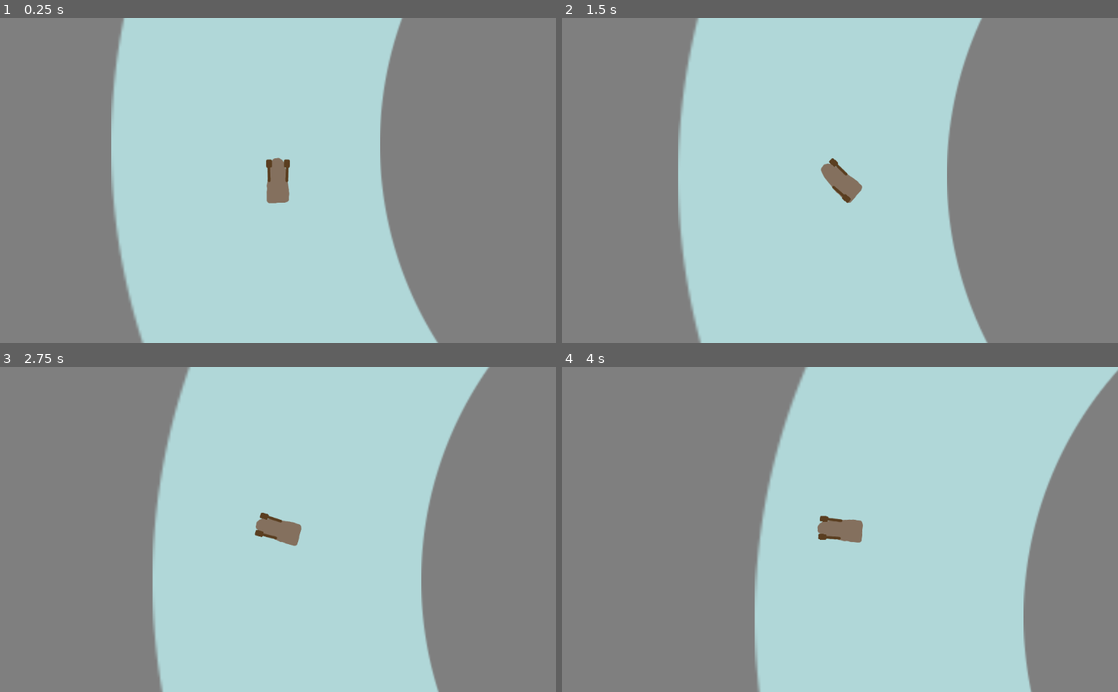
Above: before the commit, frames 1-4 (two rows, left to right).
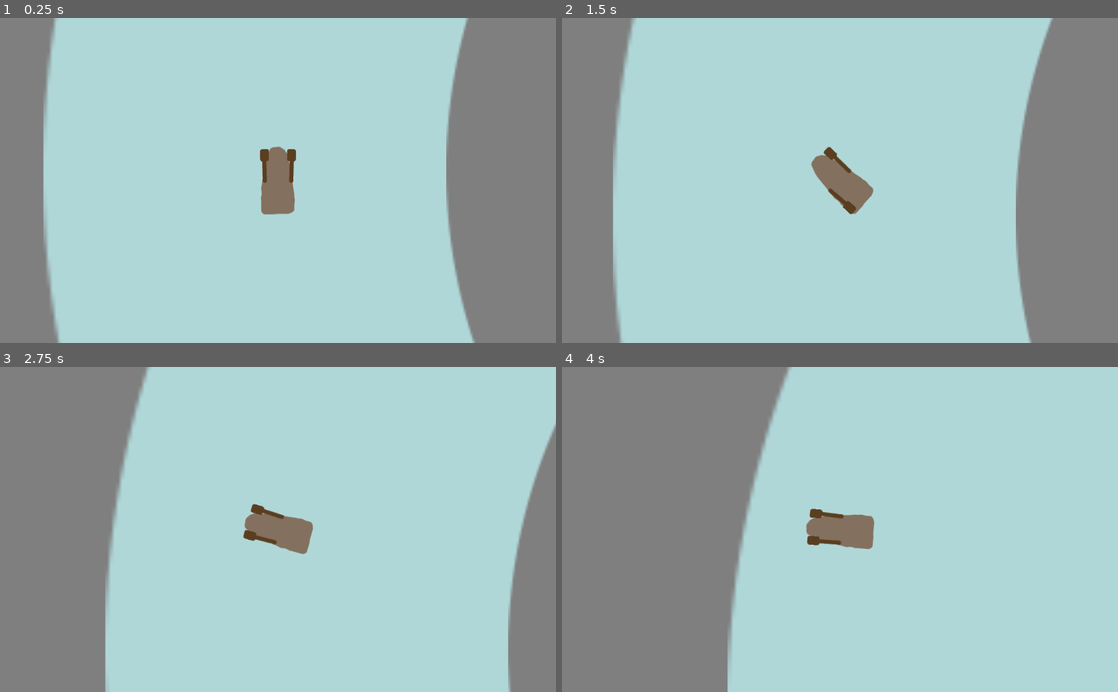
Above: after the commit, the same moments.

Repository: MilanVasko/Ludum-Dare-47
Game: Godot game, scene res://main.tscn
Two runs of this game, one before a commit and one after it. Both use one fixed random seed, a clock stepped at 60 frames per second and the inputs below.
Inputs:
- Up to frame 1 (0.25 s): no input
- Up to frame 2 (1.5 s): tap Enter at 0.5 s; hold Right (right) 0.53-1.28 s; hold Left (left) from 1.28 s (still down)
- Up to frame 3 (2.75 s): release Left (left) at 2.03 s; hold Right (right) from 2.03 s (still down)
- Up to frame 4 (4 s): release Right (right) at 3.53 s; hold Left (left) from 3.53 s (still down)

The runs differ from the first frame. In frame 1, 25% of the frame differs, in the area x 7-86%, y 0-100%; in frame 2, 25%; in frame 3, 25%, in the area x 18-100%, y 0-100%; in frame 4, 17%.

Commit message:
Add checkerboard image and game_progress script intended to track game state

Diff:
--- a/boat/boat.tscn
+++ b/boat/boat.tscn
@@ -7,7 +7,9 @@
 [sub_resource type="RectangleShape2D" id=1]
 extents = Vector2( 31.7106, 64.1382 )
 
-[node name="Boat" type="RigidBody2D"]
+[node name="Boat" type="RigidBody2D" groups=[
+"boat",
+]]
 mass = 10.0
 linear_damp = 0.5
 angular_damp = 0.5
--- /dev/null
+++ b/game_progress/game_progress.gd
@@ -0,0 +1,6 @@
+extends Node2D
+
+# TODO
+
+func _ready():
+	pass
--- /dev/null
+++ b/game_progress/game_progress.tscn
@@ -0,0 +1,6 @@
+[gd_scene load_steps=2 format=2]
+
+[ext_resource path="res://game_progress/game_progress.gd" type="Script" id=1]
+
+[node name="GameProgress" type="Node2D"]
+script = ExtResource( 1 )
--- a/main.tscn
+++ b/main.tscn
@@ -1,16 +1,16 @@
-[gd_scene load_steps=3 format=2]
+[gd_scene load_steps=4 format=2]
 
-[ext_resource path="res://boat/boat.tscn" type="PackedScene" id=1]
+[ext_resource path="res://player/player.tscn" type="PackedScene" id=1]
 [ext_resource path="res://race_track/race_track.tscn" type="PackedScene" id=2]
+[ext_resource path="res://game_progress/game_progress.tscn" type="PackedScene" id=4]
 
 [node name="Main" type="Node2D"]
 
+[node name="GameProgress" parent="." groups=[
+"game_progress",
+] instance=ExtResource( 4 )]
+
 [node name="RaceTrack" parent="." instance=ExtResource( 2 )]
 
-[node name="Boat" parent="." instance=ExtResource( 1 )]
-position = Vector2( -1305.41, 102.299 )
-
-[node name="Camera2D" type="Camera2D" parent="Boat"]
-current = true
-zoom = Vector2( 1.5, 1.5 )
-process_mode = 0
+[node name="Player" parent="." instance=ExtResource( 1 )]
+position = Vector2( -1333.82, 21.9215 )
--- /dev/null
+++ b/player/player.tscn
@@ -0,0 +1,10 @@
+[gd_scene load_steps=2 format=2]
+
+[ext_resource path="res://boat/boat.tscn" type="PackedScene" id=1]
+
+[node name="Player" groups=[
+"player",
+] instance=ExtResource( 1 )]
+
+[node name="Camera2D" type="Camera2D" parent="." index="4"]
+current = true
Binary file added: finish_line/checkerboard.png
Not shown, added: finish_line/checkerboard.png.import
Not shown, added: finish_line/checkerboard.kra
